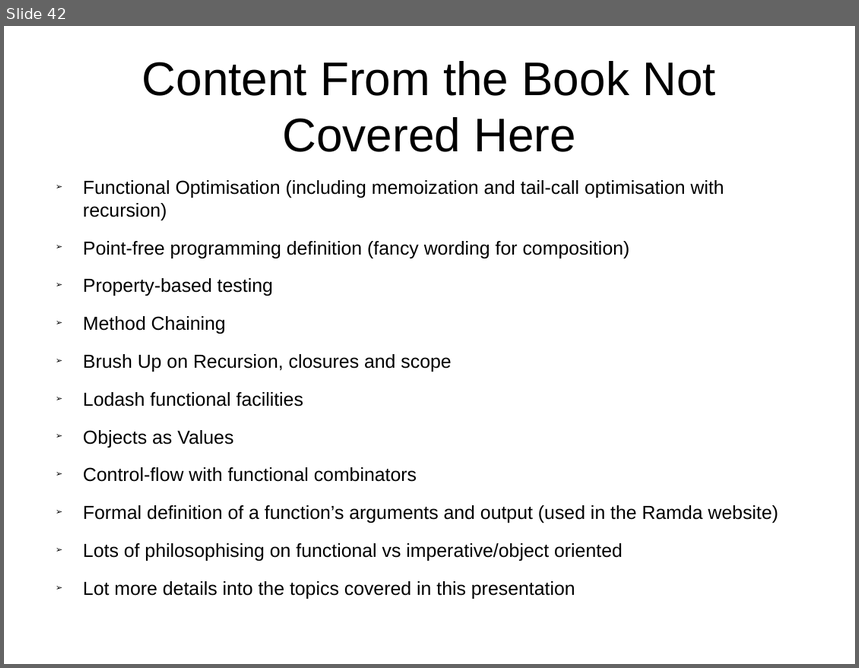
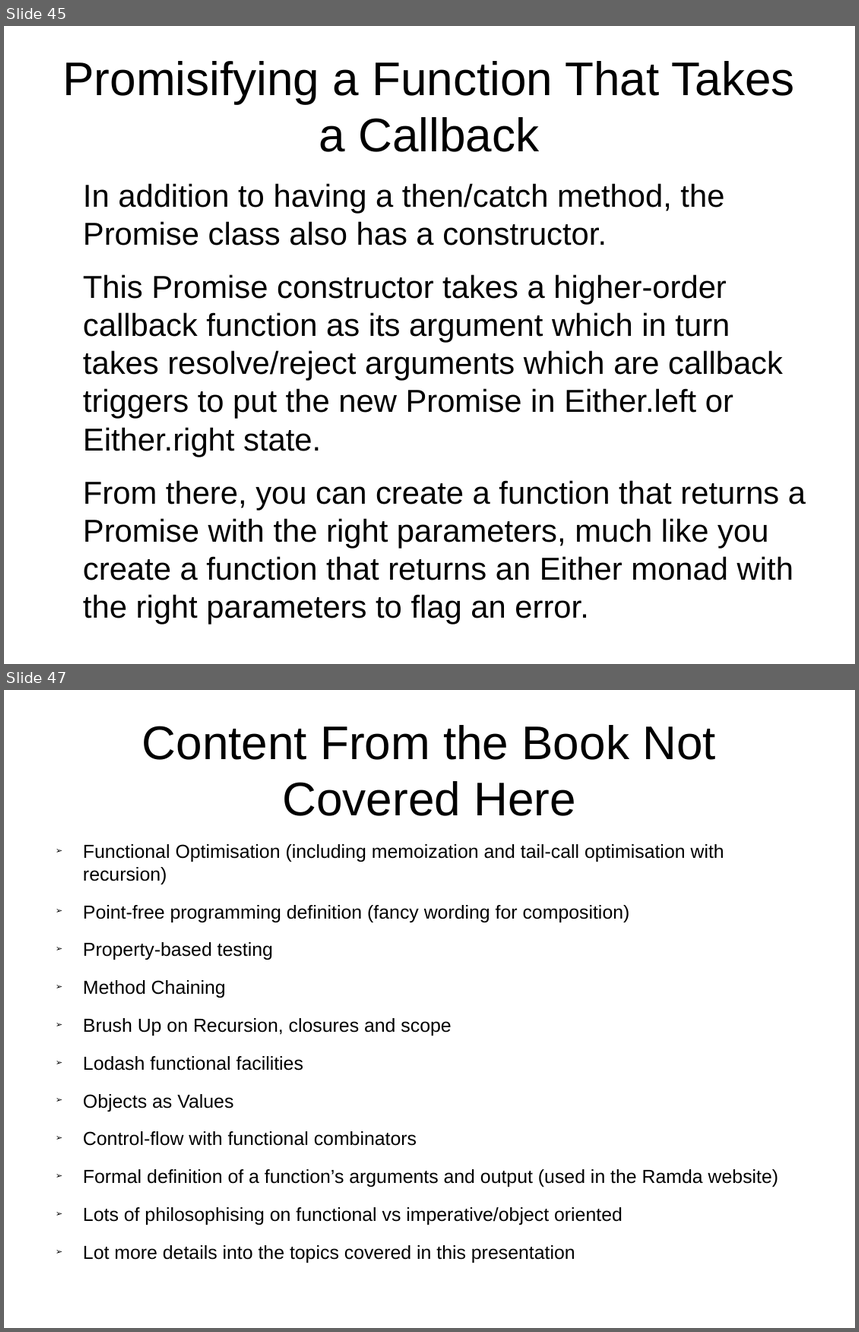
Before and after one commit to Magnitus-/FunctionalJsPresentation, a slide deck: Slides.odp. Shown one above the other, each under a label of ours: slide 42 before the commit, slides 45 and 47 after it; the slides between them are not shown. The pictures are 859x668 and 859x1332 pixels, drawn with LibreOffice and Linux fonts; fonts in the diff are those of the drawing. Boxes give left, top, right and bottom in pixels: in the first picture for what was removed or moved away, otherwise in the second. Text is boxed around its words. In the diff, an @@ line names an element or a change of style, - is before the commit and + after.

```diff
--- a/Slides.odp
+++ b/Slides.odp
@@ slide 45 added at bbox=[4, 26, 855, 664], background #FFFFFF @@
@@ title added at bbox=[63, 61, 795, 152], 44 pt, text #000000 @@
+Promisifying a Function That Takes a Callback
@@ text added at bbox=[83, 183, 806, 625], 29.6 pt, text #000000 @@
+In addition to having a then/catch method, the Promise class also has a constructor.
+This Promise constructor takes a higher-order callback function as its argument which in turn takes resolve/reject arguments which are callback triggers to put the new Promise in Either.left or Either.right state.
+From there, you can create a function that returns a Promise with the right parameters, much like you create a function that returns an Either monad with the right parameters to flag an error.
@@ what was slide 42 is now slide 47 @@
```
Also in this commit, not shown: 1 slide changed, 4 other slides added.
